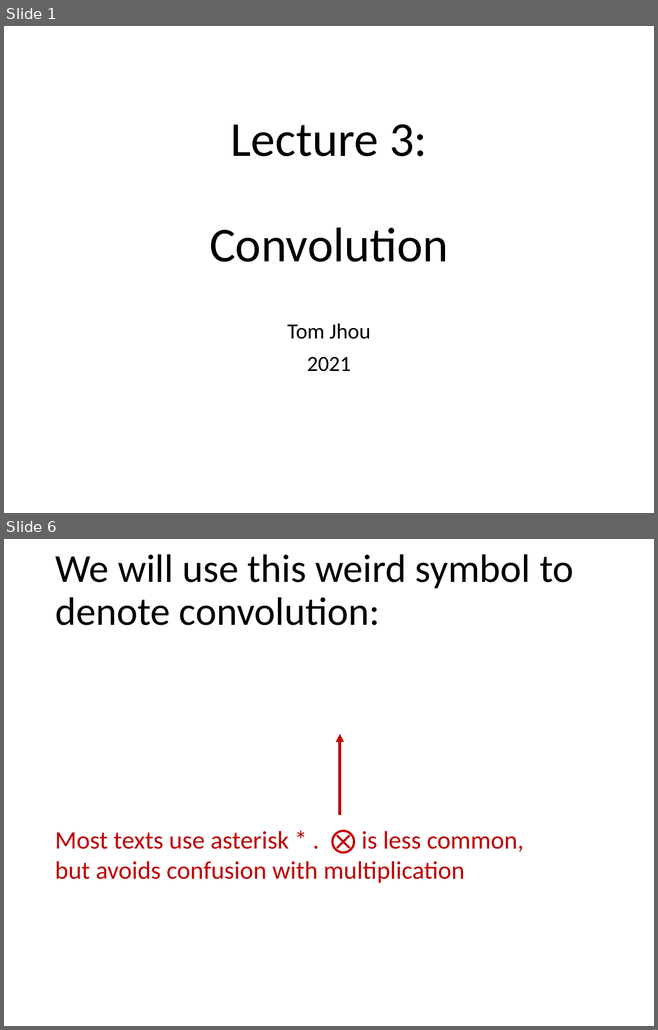
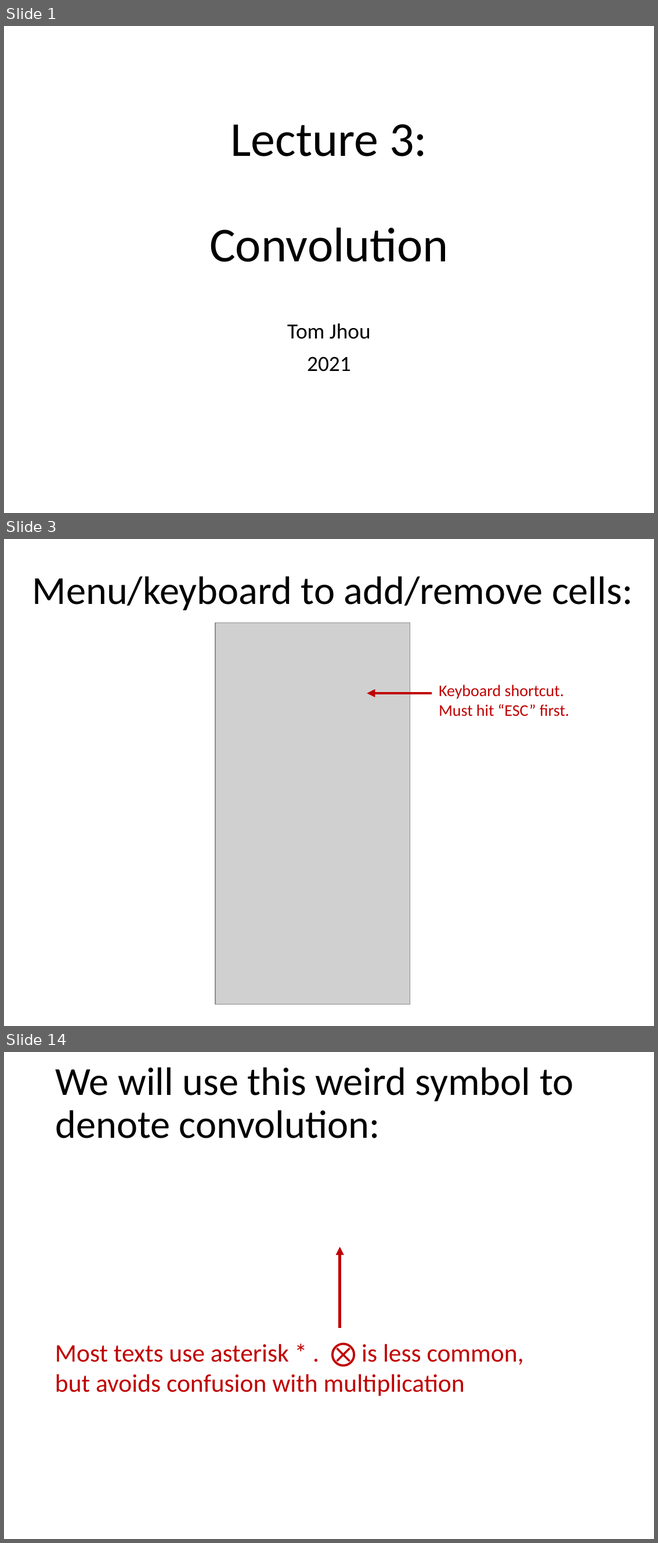
Before and after one commit to tomjhou/MathClassPythonCode, a slide deck: Class3/Lecture3 - Convolution.pptx. Shown one above the other, each under a label of ours: slides 1 and 6 before the commit, slides 1, 3 and 14 after it; the slides between them are not shown. The pictures are 658x1030 and 658x1543 pixels, drawn with LibreOffice and Linux fonts; fonts in the diff are those of the drawing; grey boxes stand for pictures. Boxes give left, top, right and bottom in pixels: in the first picture for what was removed or moved away, otherwise in the second. Text is boxed around its words. In the diff, an @@ line names an element or a change of style, - is before the commit and + after.

```diff
--- a/Class3/Lecture3 - Convolution.pptx
+++ b/Class3/Lecture3 - Convolution.pptx
@@ slide 3 added at bbox=[4, 539, 654, 1026], background #FFFFFF @@
@@ title added at bbox=[32, 576, 632, 610], 44 pt, text #000000 @@
+Menu/keyboard to add/remove cells:
@@ picture added at bbox=[215, 623, 410, 1005] @@
@@ arrow added from (431, 694) to (366, 694), #C00000 3 pt @@
@@ text added at bbox=[438, 685, 569, 716], 18 pt, text #C00000 @@
+Keyboard shortcut.
+Must hit “ESC” first.
@@ what was slide 6 is now slide 14 @@
```
Also in this commit, not shown: 5 slides changed, 13 other slides added, 1 other file.
